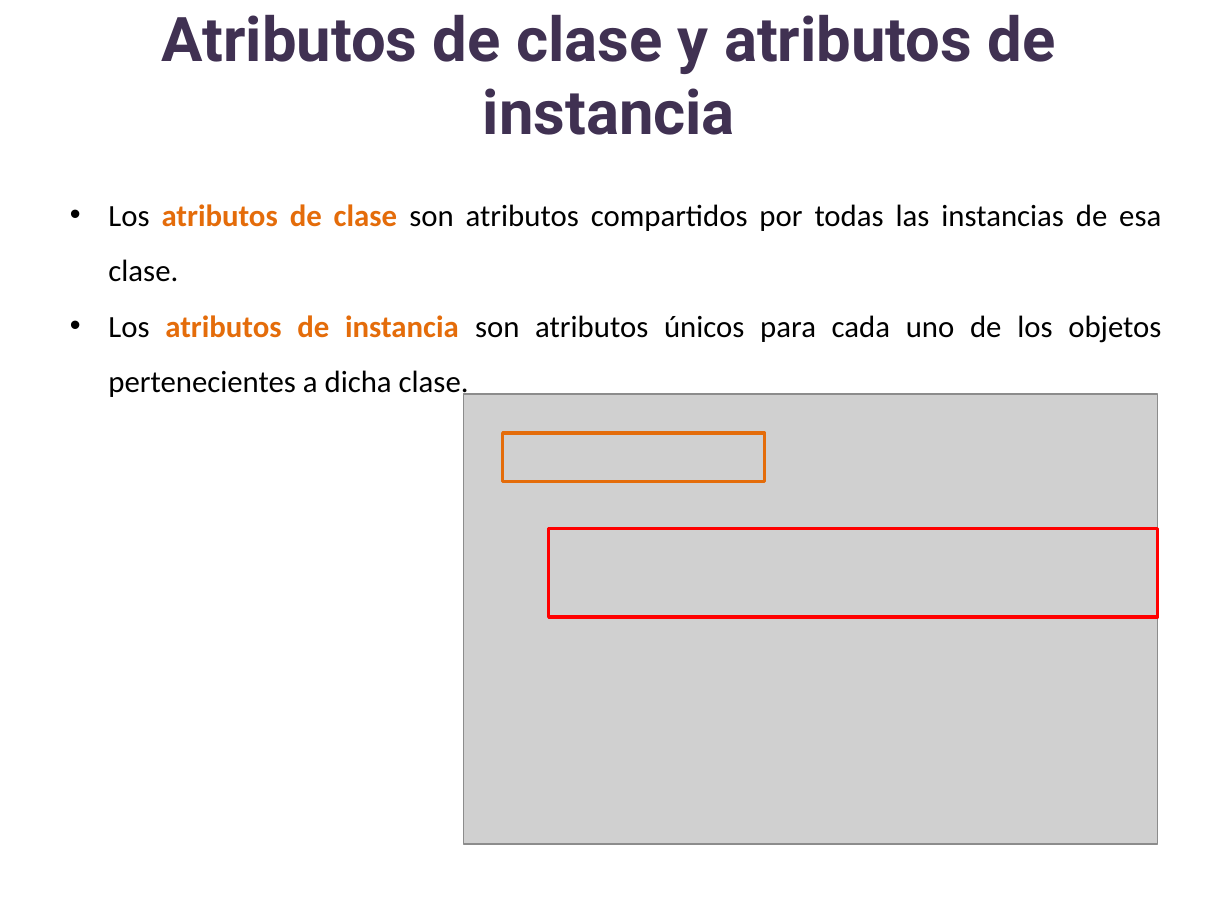
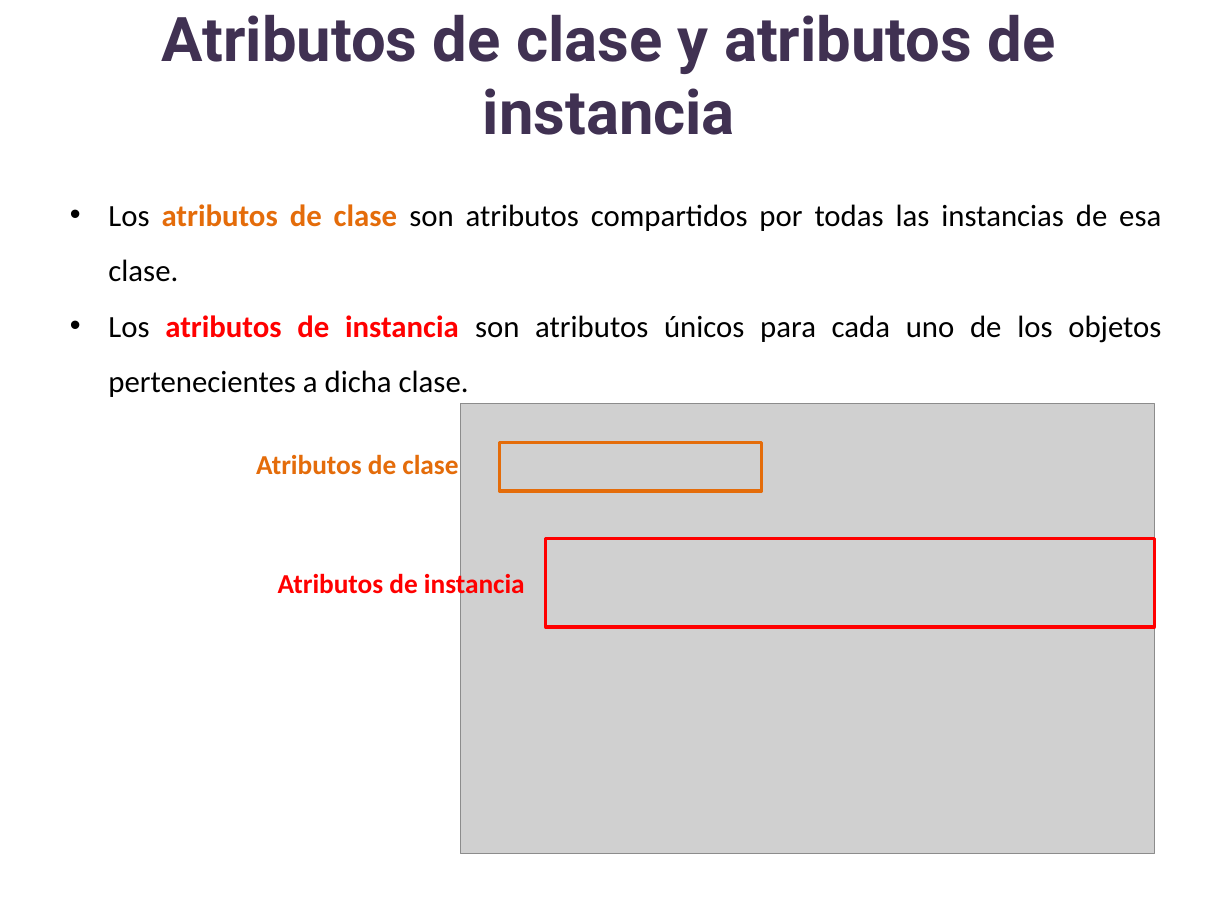
Before and after one commit to lizetheP/Analitica, a slide deck: slide 30 of Calendario2024/presentaciones/14_POO.pptx. Drawn at 1232x924 pixels with LibreOffice and Linux fonts; fonts in the diff are those of the drawing; grey boxes stand for pictures. Boxes give left, top, right and bottom in pixels: in the first picture for what was removed or moved away, otherwise in the second. Text is boxed around its words. In the diff, an @@ line names an element or a change of style, - is before the commit and + after.

```diff
--- a/Calendario2024/presentaciones/14_POO.pptx
+++ b/Calendario2024/presentaciones/14_POO.pptx
@@ text at (108,315,1161,397): text colour #E46C0A to #FF0000 in "atributos de instancia" @@
@@ picture: place and size @@
-picture at (464,394,1158,844)
+picture at (461,404,1154,854)
@@ rectangle: place and size @@
-rectangle at (503,432,765,480)
+rectangle at (500,442,763,490)
@@ text added at (256,454,458,475), 16 pt, text #E46C0A, bold @@
+Atributos de clase
@@ rectangle: place and size @@
-rectangle at (548,529,1157,617)
+rectangle at (546,538,1154,627)
@@ text added at (278,570,525,599), 16 pt, text #FF0000, bold @@
+Atributos de instancia
```
Also in this commit, not shown: 1 other slide changed, 2 other files.
